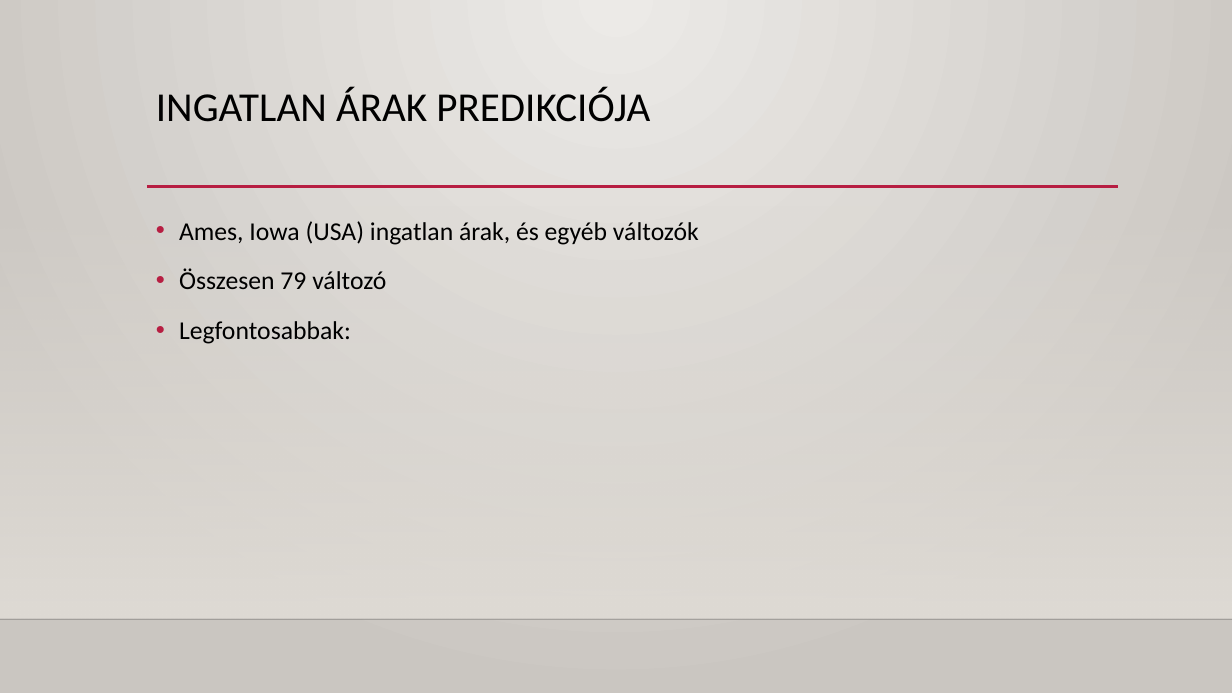
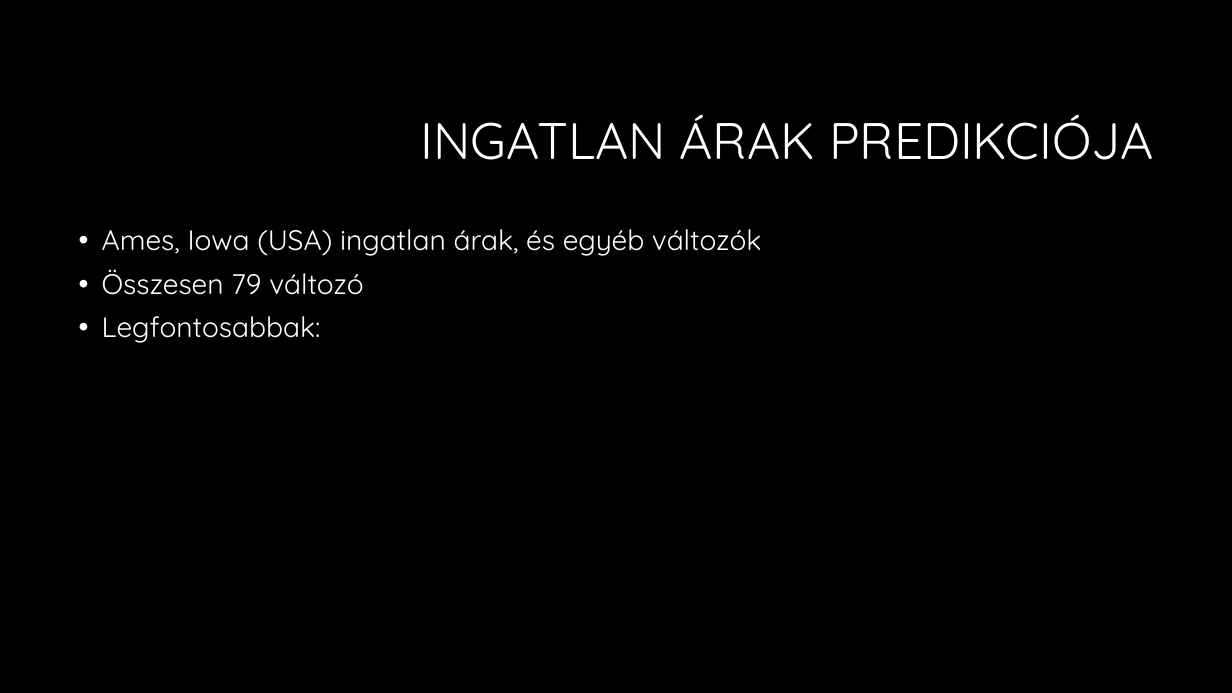
Before and after one commit to DLeves/TobbvaltPet, a slide deck: slide 2 of Prezi.pptx. Drawn at 1232x693 pixels with LibreOffice and Linux fonts; fonts in the diff are those of the drawing; background and template pictures are left out. Boxes give left, top, right and bottom in pixels: in the first picture for what was removed or moved away, otherwise in the second. Text is boxed around its words. In the diff, an @@ line names an element or a change of style, - is before the commit and + after.

```diff
--- a/Prezi.pptx
+++ b/Prezi.pptx
@@ background gradient #ECEAE7 to #CAC7C1 to #000000 @@
@@ title "INGATLAN ÁRAK PREDIKCIÓJA": place and size @@
-title "INGATLAN ÁRAK PREDIKCIÓJA" at <box>156,87,650,122</box>
+title "INGATLAN ÁRAK PREDIKCIÓJA" at <box>421,114,1153,160</box>
@@ title "INGATLAN ÁRAK PREDIKCIÓJA" at <box>421,114,1153,160</box>: size 32 to 40 pt, font Calibri to Quicksand, text colour #000000 to #FFFFFF; alignment left to right; vertical alignment top to middle @@
@@ rectangle removed at <box>0,204,1232,619</box> @@
@@ line removed from (147, 187) to (1118, 187) @@
@@ text "Ames, Iowa (USA) ingatlan árak, ...": place and size @@
-text "Ames, Iowa (USA) ingatlan árak, ..." at <box>179,221,699,344</box>
+text "Ames, Iowa (USA) ingatlan árak, ..." at <box>102,229,761,343</box>
@@ text "Ames, Iowa (USA) ingatlan árak, ..." at <box>102,229,761,343</box>: size 20 to 22 pt, font Calibri to Quicksand, text colour #000000 to #FFFFFF; line spacing 1.2 to 0.9 @@
@@ line removed from (0, 619) to (1232, 619) @@
```
Also in this commit, not shown: 3 other slides changed, 1 slide added, 1 slide removed, 1 other file.
